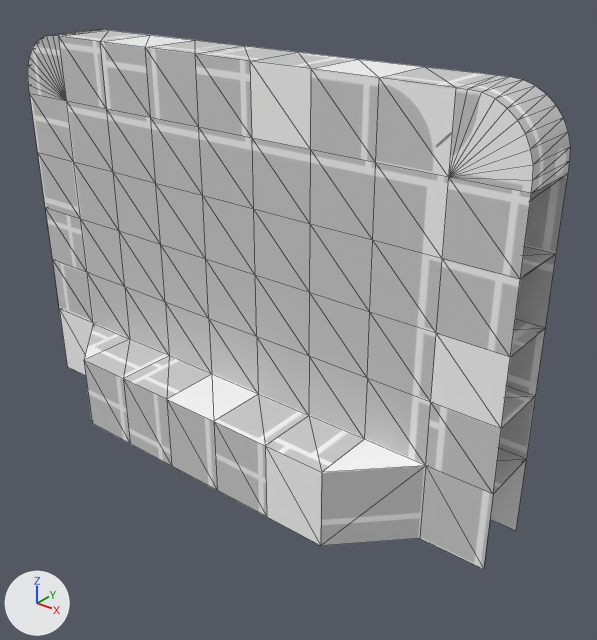
One commit to the glTF model public/gltf/pantalla.glb: the scene before it, then after it.
One viewpoint serves both versions: a camera (50 mm lens) standing at (0.159, -0.166, 0.153) and looking at (0.018, 0.01, 0.044). Every picture has the same lights, and +X, +Y and +Z are marked at lower left. Mesh edges are drawn as thin lines. Where no turn or scale is listed for an object, it has been applied to the vertices. Vertices at the same position are counted once.

Names of what the first picture shows: 'm_pantalla.001'.
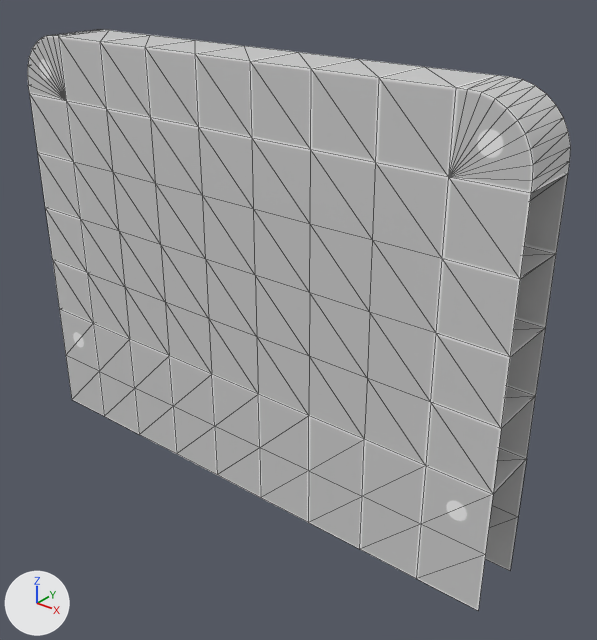
Location of each change, [x1, y1, x2, y2] in pixels of the pictures (597 x 640 px):
'm_pantalla.001', reshaped (8% taller): before [28, 30, 571, 569]; after [28, 30, 571, 610]
part 1 of me_m_pantalla, built on: before [59, 309, 527, 569]; after [59, 309, 527, 610]
part 2 of me_m_pantalla, surface changed: [29, 33, 568, 494] in both

Diff of the bpy script that builds the scene:
```diff
--- a/public/gltf/pantalla.glb.py
+++ b/public/gltf/pantalla.glb.py
@@ me_m_pantalla @@
 # used by ob_m_pantalla_001; location = (0.0, 0.0, 0.0)
-me_m_pantalla.from_pydata(...)  # 178 vertices, 330 faces; spans x -0.09..0.09, y -0.02..0.02, z -0.005..0.12
+me_m_pantalla.from_pydata(...)  # 192 vertices, 354 faces; spans x -0.09..0.09, y 0.0..0.02, z -0.02..0.12
+# me_m_pantalla part 1
+# 16 vertices are removed from x -0.09..0.09, y -0.02..0.02, z -0.005..0.02
+# 31 faces are deleted
+# 5 vertices in x -0.05..0.03, y -0.02, z 0.02 move by (-0.02, 0.02, -0.02)
+# 5 vertices in x -0.05..0.03, y -0.02, z -0.005 move by (-0.04, 0.02, -0.015)
+# 16 new vertices lie (0.0, 0.0, -0.02) away from vertices in x -0.09..0.09, y -0.02..0.02, z 0.02
+# 14 new vertices lie (0.0, 0.0, -0.02) away from vertices in x -0.09..0.09, y 0.0..0.02, z 0.0
+# 55 new faces join them
+# me_m_pantalla part 2: 266 kept faces spanning x -0.09..0.09, y 0.0..0.02, z -0.02..0.12 get new texture (UV) coordinates
 me_m_pantalla.materials.append(mat_m_pantalla)
```
